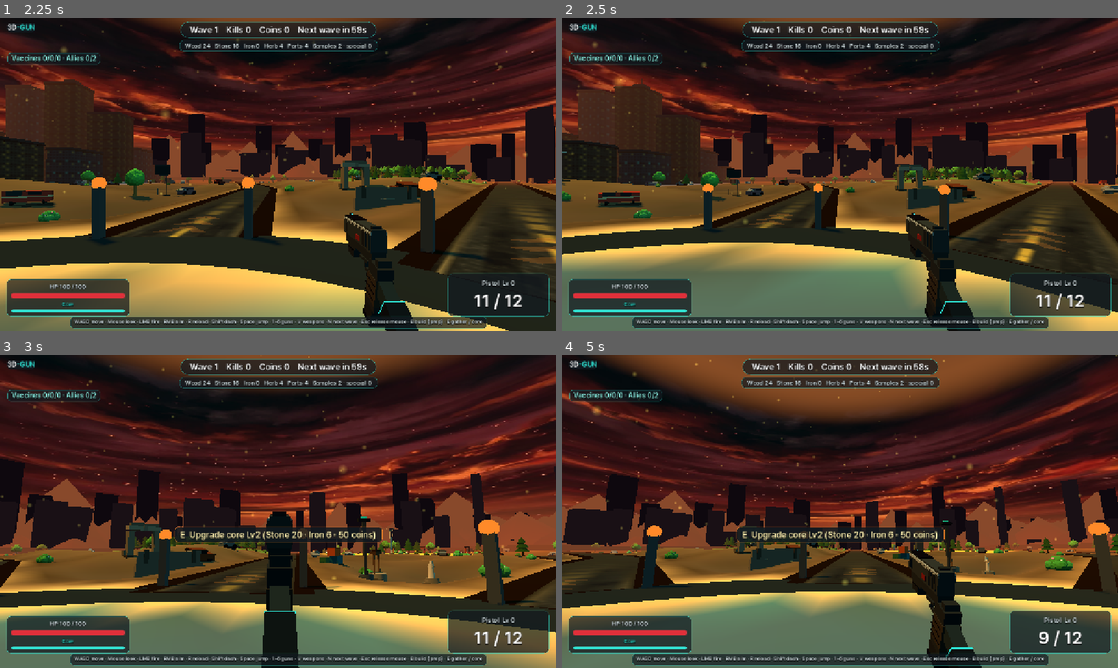
Above: before the commit, frames 1-4 (two rows, left to right).
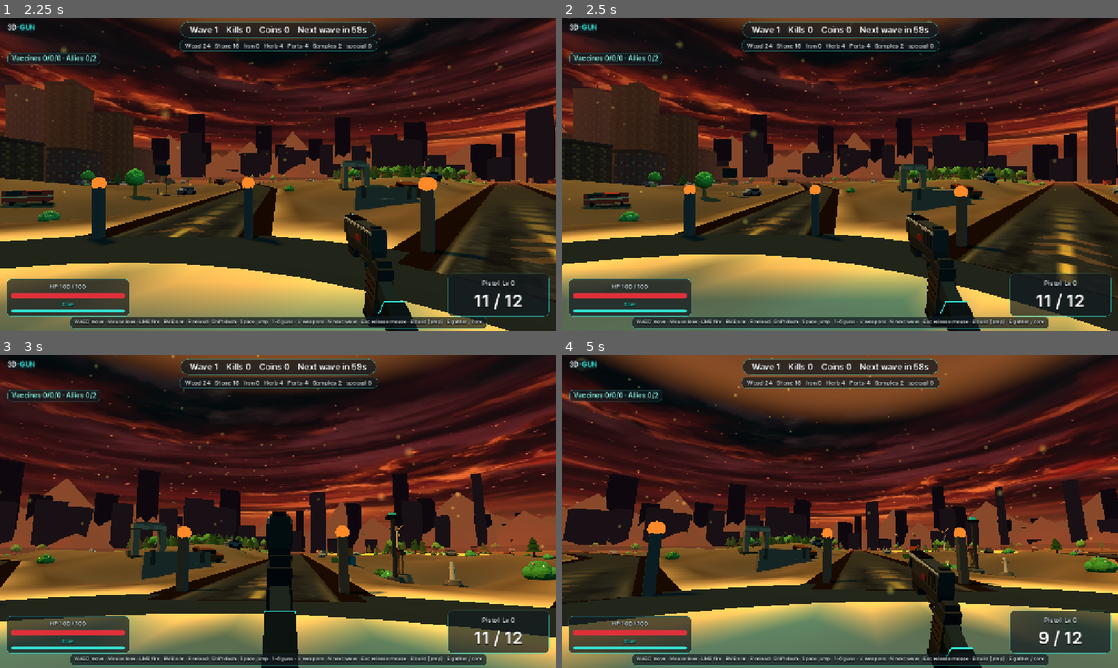
Above: after the commit, the same moments.

Repository: sangsangbaksa-dev/3D-Gun
Game: Godot game, scene res://scenes/title.tscn
Two runs of this game, one before a commit and one after it. Both use one fixed random seed, a clock stepped at 60 frames per second and the inputs below.
Inputs (mouse positions are in pixels of both pictures, inside the frame that each line leads up to):
- Up to frame 1 (2.25 s): click "Deploy" at 0.5 s; tap Enter (ui_accept) at 1.25, 2 s; move the mouse to (400, 158) at 1.27 s; hold D (move_right) 1.28-2.03 s; tap Shift (dash) at 1.35 s; click (400, 158) at 1.42 s; tap Space (jump) at 1.52 s; tap V at 1.55, 2.1 s; move the mouse to (166, 190) at 2.02 s; hold S (move_back) from 2.03 s (still down)
- Up to frame 2 (2.5 s): keep holding S (move_back); tap Space (jump) at 2.27 s; tap Shift (dash) at 2.3 s
- Up to frame 3 (3 s): move the mouse to (289, 505) at 2.77 s; release S (move_back) at 2.78 s; hold W (move_forward) from 2.78 s (still down); hold Right mouse button (aim) from 2.78 s (still down)
- Up to frame 4 (5 s): tap V at 3.05, 4.55 s; tap Enter (ui_accept) at 3.5, 4.25 s; move the mouse to (812, 574) at 3.52 s; release Right mouse button (aim) at 3.53 s; tap Shift (dash) at 3.6 s; click (812, 574) at 3.67 s; tap Space (jump) at 3.77, 4.52 s; move the mouse to (1006, 558) at 4.27 s; release W (move_forward) at 4.28 s; press the mouse at (1006, 558) at 4.28 s; hold A (move_left) from 4.28 s (still down)

Frame 1 is identical in both runs. In frame 2, 21% of the frame differs, in the area x 0-100%, y 0-100%; in frame 3, 18%; in frame 4, 18%.

Commit message:
Godot 버그 수정: 대시 쿨다운 추가, 매 웨이브 준비시간 보너스 반영, 토스트·배너 페이드 겹침, 기절 후 기어다니는 좀비 자세, 일시정지 중 무기창 열림 방지, 플레이어 선사망 시 사유 유지
Co-Authored-By: Claude Sonnet 5.5 <noreply@anthropic.com>
Claude-Session: https://claude.ai/code/session_01CBN3FUp168k3UmSBAp3ntD

Diff:
--- a/godot/scripts/game.gd
+++ b/godot/scripts/game.gd
@@ -75,6 +75,8 @@
 var samples := 0
 var samples_sp := 0
 var _t := 0.0
+var _toast_tw: Tween
+var _banner_tw: Tween
 
 func _ready() -> void:
 	rng.randomize()
@@ -460,18 +462,23 @@
 	for b in base.structures:
 		b.hp = minf(b.max_hp, b.hp + b.max_hp * sp)
 	phase = "prep"
-	prep_left = PREP_TIME
+	prep_left = PREP_TIME + float(meta.get("prepBonus", 0.0)) # 웹 prepTime(): 매 웨이브 영구 보너스 포함
 	_banner(I18n.t("hud.wave", {"n": wave}) + "  ✓  +%d" % bonus)
 
 func _on_core_destroyed() -> void:
 	core_dead = true
+	if phase == "ended": # 플레이어가 먼저 쓰러졌으면 사망 사유를 바꾸지 않는다
+		return
 	lose_reason = "core"
 	player.die()
 
 func toast(text: String) -> void:
 	lbl_toast.text = text
 	lbl_toast.modulate.a = 1.0
+	if _toast_tw:
+		_toast_tw.kill() # 앞선 토스트의 페이드가 새 글자를 일찍 지우지 않게
 	var tw := create_tween()
+	_toast_tw = tw
 	tw.tween_interval(2.6)
 	tw.tween_property(lbl_toast, "modulate:a", 0.0, 0.6)
 
@@ -645,7 +652,10 @@
 func _banner(text: String) -> void:
 	lbl_center.text = text
 	lbl_center.modulate.a = 1.0
+	if _banner_tw:
+		_banner_tw.kill()
 	var tw := create_tween()
+	_banner_tw = tw
 	tw.tween_interval(1.6)
 	tw.tween_property(lbl_center, "modulate:a", 0.0, 0.6)
 
--- a/godot/scripts/player.gd
+++ b/godot/scripts/player.gd
@@ -10,6 +10,7 @@
 
 const EYE_HEIGHT := 1.65
 const BASE_FOV := 70.0
+const DASH_CD := 2.0 # calcStats().dashCd 기본값 (스킬 감소는 허브 이식 때)
 
 var P: Dictionary
 var gun_id := "pistol"
@@ -26,6 +27,7 @@
 var bloom := 0.0
 var since_shot := 9.0
 var dash_left := 0.0
+var dash_cd := 0.0
 var dash_dir := Vector3.ZERO
 var iframes := 0.0
 var aiming := false
@@ -155,9 +157,11 @@
 func _move(dt: float) -> void:
 	var input := Input.get_vector("move_left", "move_right", "move_forward", "move_back")
 	var wish := (transform.basis * Vector3(input.x, 0, input.y)).normalized()
-	if Input.is_action_just_pressed("dash") and dash_left <= 0.0:
+	dash_cd = maxf(0.0, dash_cd - dt)
+	if Input.is_action_just_pressed("dash") and dash_left <= 0.0 and dash_cd <= 0.0:
 		dash_dir = wish if wish.length() > 0.1 else -transform.basis.z
 		dash_left = P.dashTime
+		dash_cd = DASH_CD
 		iframes = maxf(iframes, P.dashIframes)
 	var speed: float = P.speed * (P.aimSpeedMul if aiming else 1.0)
 	if dash_left > 0.0:
--- a/godot/scripts/weapon_shop.gd
+++ b/godot/scripts/weapon_shop.gd
@@ -37,7 +37,7 @@
 
 func _unhandled_input(event: InputEvent) -> void:
 	if event is InputEventKey and event.pressed and not event.echo:
-		if event.keycode == KEY_V and not game.player.dead:
+		if event.keycode == KEY_V and not game.player.dead and (visible or not get_tree().paused): # 일시정지·다른 창 위로 열면 닫을 때 게임이 멋대로 재개된다
 			toggle()
 			get_viewport().set_input_as_handled()
 		elif event.keycode == KEY_ESCAPE and visible:
--- a/godot/scripts/zombie.gd
+++ b/godot/scripts/zombie.gd
@@ -255,7 +255,7 @@
 	state = "chase"
 	rage = true
 	atk_t = 0.6
-	_body.rotation.x = 0.0
+	_body.rotation.x = -1.25 if type == "crawler" else 0.0 # 기어다니는 좀비는 계속 눕혀 둔다
 
 ## Vaccine worked: leave the wave quietly (no gold) so allies.gd can stand an ally here.
 func convert_to_ally() -> void:
